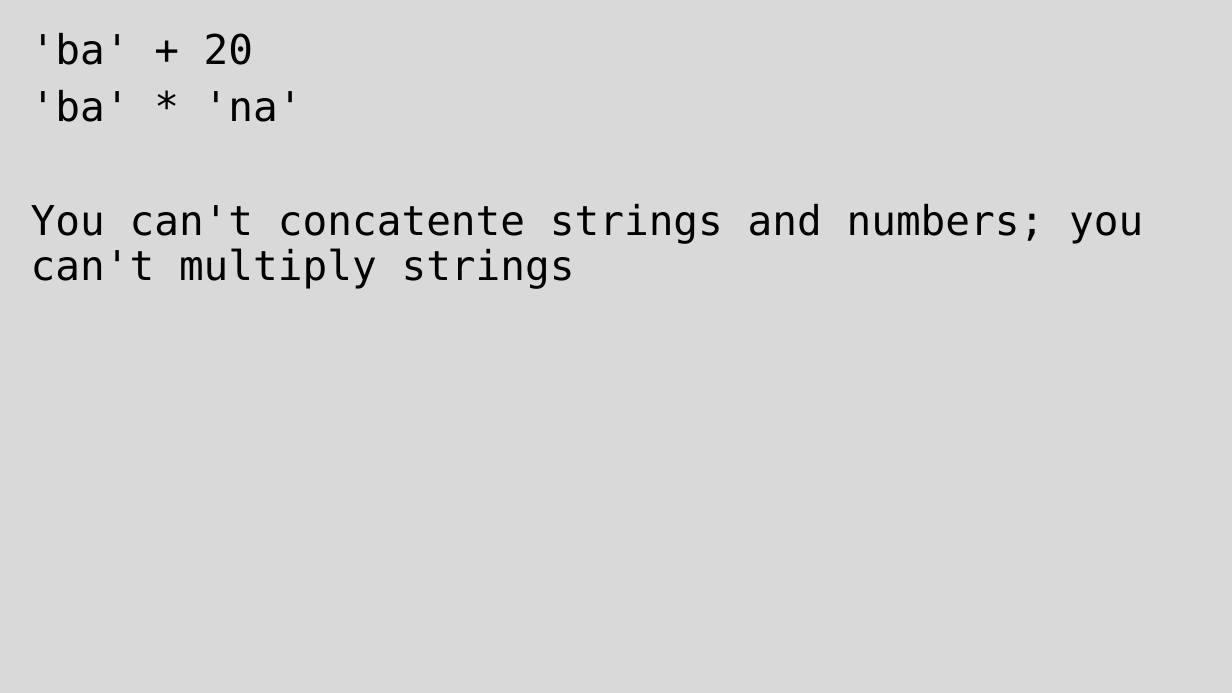
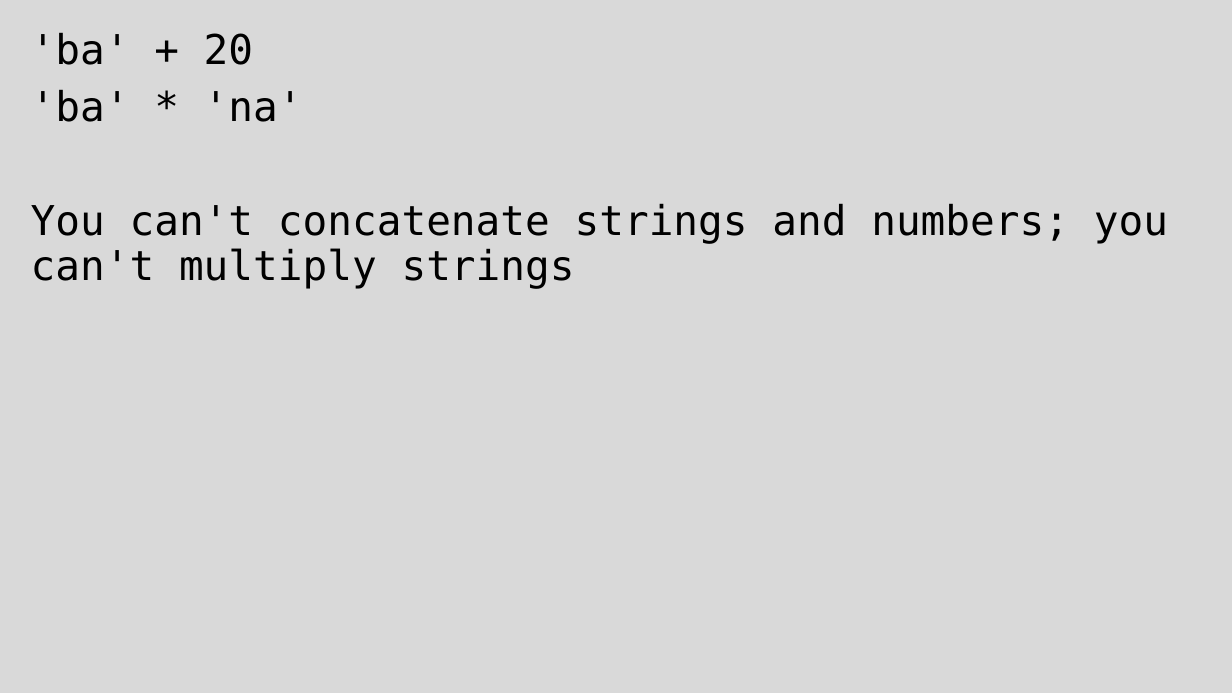
Before and after one commit to grimmelm/ctech404, a slide deck: slide 15 of ctech401/module_3/CTECH401 Module 3 - Strings.pptx (slide 14 before the commit). Drawn at 1232x693 pixels with LibreOffice and Linux fonts; fonts in the diff are those of the drawing. Boxes give left, top, right and bottom in pixels: in the first picture for what was removed or moved away, otherwise in the second. Text is boxed around its words. In the diff, an @@ line names an element or a change of style, - is before the commit and + after.

```diff
--- a/ctech401/module_3/CTECH401 Module 3 - Strings.pptx
+++ b/ctech401/module_3/CTECH401 Module 3 - Strings.pptx
@@ text at <box>31,203,1168,289</box>: text changed @@
-You can't concatente strings and numbers; you can't multiply strings
+You can't concatenate strings and numbers; you can't multiply strings
```
Also in this commit, not shown: 6 other slides changed, 2 slides added, 1 other file.
